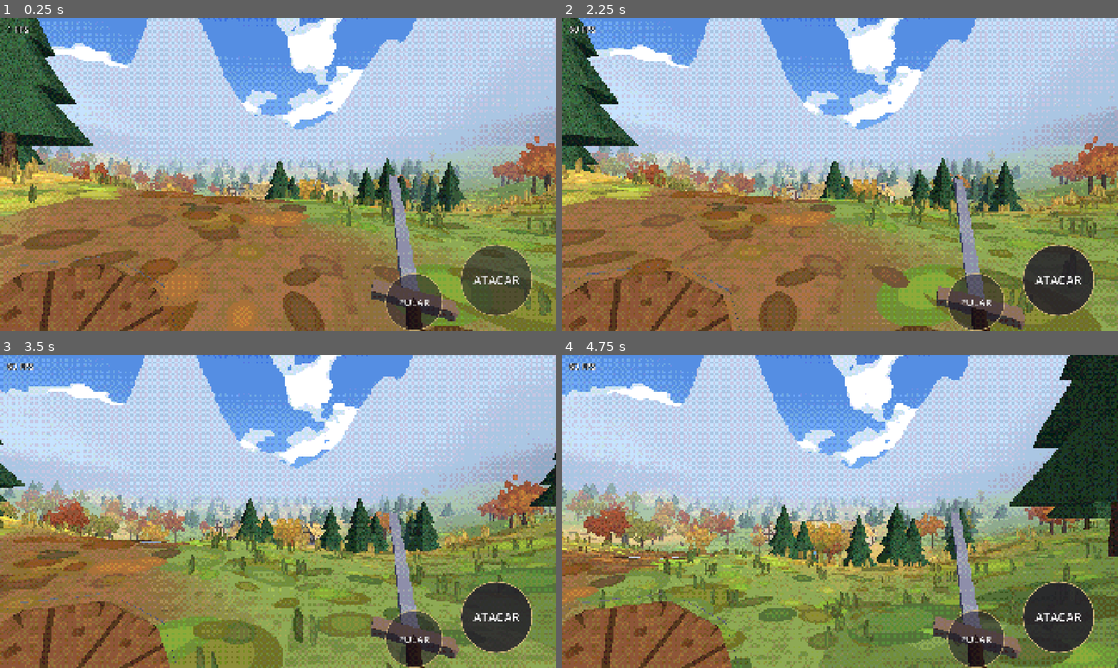
Above: before the commit, frames 1-4 (two rows, left to right).
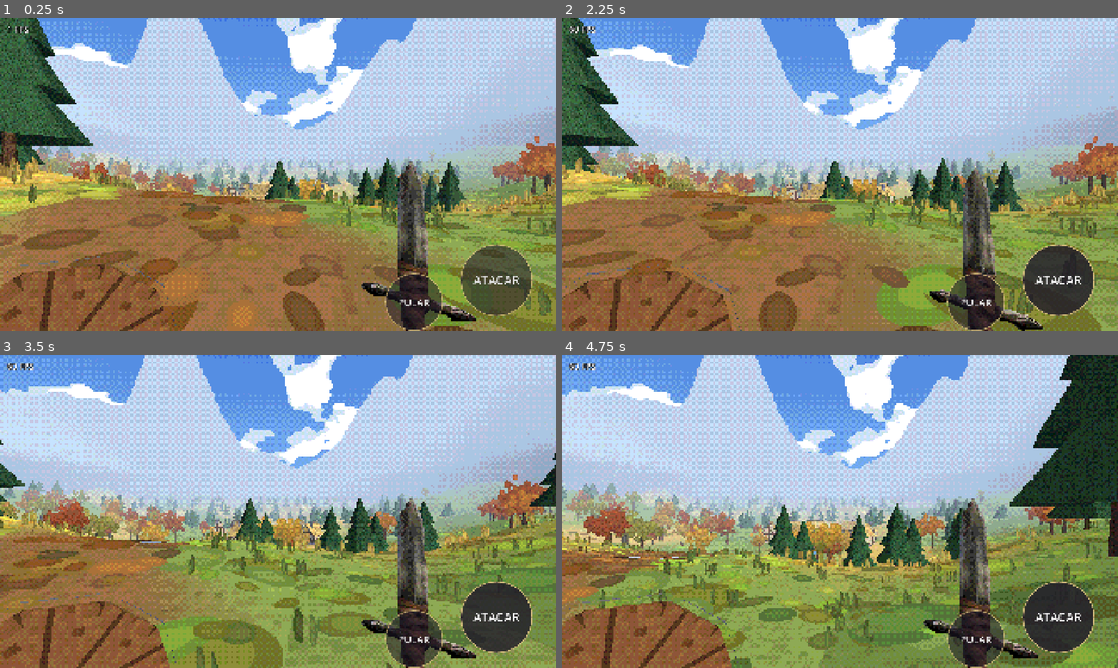
Above: after the commit, the same moments.

Repository: rhfazeredo-ops/Dallarian
Game: Godot game, scene res://cenas/mundo.tscn
The game is run twice, just before and just after one commit, with the same random seed, the same clock (stepped at 60 frames per second) and the same inputs.
Inputs (mouse positions are in pixels of both pictures, inside the frame that each line leads up to):
- Up to frame 1 (0.25 s): no input
- Up to frame 2 (2.25 s): click "ATACAR" at 0.5 s; click "PULAR" at 1.25 s; tap Enter at 2 s; move the mouse to (962, 158) at 2.02 s; hold Right (ui_right) from 2.03 s (still down); click (962, 158) at 2.17 s
- Up to frame 3 (3.5 s): tap Space at 2.27 s; release Right (ui_right) at 2.75 s; drag from (166, 527) to (250, 574) at 2.77 s
- Up to frame 4 (4.75 s): move the mouse to (895, 442) at 3.52 s; hold Right (ui_right) 3.53-4.25 s; drag from (812, 574) to (673, 464) at 4.27 s

The runs differ from the first frame. In frame 1, 3.2% of the frame differs, in the area x 65-86%, y 45-100%; in frame 2, 3.2%, in the area x 66-87%, y 47-100%; in frame 3, 3.2%; in frame 4, 3.2%.

Commit message:
Personagem e espada do Tripo no jogo
- Dallarian (personagem): bastão solto removido, 974 mil → 2.500 triângulos, textura 512; em pé na praça.
- Espada: o Tripo juntou 5 espadas num modelo; ficou só uma, 961 mil → 498 triângulos, textura 256; na mão.
- modelo_ps1(): GLB com o shader PS1 (luz por vértice, textura sem suavização, neblina).
- Ferramentas: tools/tripo-pecas.mjs, tools/tripo-ps1.mjs e godot/ferramentas/ver_modelo.gd.

Co-Authored-By: Claude Opus 5.5 <noreply@anthropic.com>
Claude-Session: https://claude.ai/code/session_01WFSuYSG1mTsBiEAWeNGYj8

Diff:
--- /dev/null
+++ b/godot/ferramentas/ver_modelo.gd
@@ -0,0 +1,42 @@
+# Renderiza um GLB de 4 lados (e um close) numa folha PNG, para conferir modelos do Tripo.
+# Uso: godot --path godot --script res://ferramentas/ver_modelo.gd -- --glb=/caminho/modelo.glb --saida=/caminho/folha.png [--ps1]
+extends SceneTree
+
+func _initialize() -> void:
+	var a := {}
+	for s in OS.get_cmdline_user_args():
+		var p := s.trim_prefix("--").split("="); a[p[0]] = p[1] if p.size() > 1 else "1"
+	var doc := GLTFDocument.new(); var st := GLTFState.new()
+	if doc.append_from_file(a.glb, st) != OK: print("erro ao ler"); quit(); return
+	var modelo: Node3D = doc.generate_scene(st)
+	var vp := SubViewport.new(); vp.size = Vector2i(512, 640); vp.render_target_update_mode = SubViewport.UPDATE_ALWAYS
+	vp.transparent_bg = false; root.add_child(vp)
+	var we := WorldEnvironment.new(); var env := Environment.new(); env.background_mode = Environment.BG_COLOR
+	env.background_color = Color(0.55, 0.6, 0.68); env.ambient_light_source = Environment.AMBIENT_SOURCE_COLOR
+	env.ambient_light_color = Color(0.8, 0.8, 0.85); env.ambient_light_energy = 0.9; we.environment = env; vp.add_child(we)
+	var luz := DirectionalLight3D.new(); luz.rotation_degrees = Vector3(-35, 30, 0); luz.light_energy = 0.7; vp.add_child(luz)
+	var piv := Node3D.new(); vp.add_child(piv); piv.add_child(modelo)
+	await process_frame
+	if a.has("ps1"):
+		for n in modelo.find_children("*", "MeshInstance3D", true, false):
+			var mi: MeshInstance3D = n
+			for i in mi.mesh.get_surface_count():
+				var m: BaseMaterial3D = mi.mesh.surface_get_material(i)
+				if m: m.texture_filter = BaseMaterial3D.TEXTURE_FILTER_NEAREST
+	var aabb := AABB(); var primeiro := true
+	for n in modelo.find_children("*", "MeshInstance3D", true, false):
+		var b: AABB = n.global_transform * n.get_aabb()
+		aabb = b if primeiro else aabb.merge(b); primeiro = false
+	modelo.position = -aabb.get_center()
+	var cam := Camera3D.new(); cam.projection = Camera3D.PROJECTION_ORTHOGONAL
+	cam.size = max(aabb.size.y, max(aabb.size.x, aabb.size.z)) * 1.1; vp.add_child(cam)
+	cam.position = Vector3(0, 0, 10); cam.look_at(Vector3.ZERO)
+	var folha := Image.create(512 * 5, 640, false, Image.FORMAT_RGB8)
+	var vistas := [0.0, 90.0, 180.0, 270.0, 45.0]
+	for i in vistas.size():
+		piv.rotation_degrees.y = vistas[i]
+		if i == 4: cam.size *= 0.4; cam.position.y = aabb.size.y * 0.33
+		for k in 4: await process_frame
+		var im := vp.get_texture().get_image(); im.convert(Image.FORMAT_RGB8)
+		folha.blit_rect(im, Rect2i(0, 0, 512, 640), Vector2i(512 * i, 0))
+	folha.save_png(a.saida); print("ok ", aabb); quit()
--- a/godot/scripts/jogador.gd
+++ b/godot/scripts/jogador.gd
@@ -1,4 +1,4 @@
-# Dallarian em primeira pessoa: anda, olha, pula; espada e escudo provisórios na mão (low poly PS1).
+# Dallarian em primeira pessoa: anda, olha, pula; espada do Tripo e escudo provisório na mão (low poly PS1).
 extends CharacterBody3D
 class_name Jogador
 
@@ -29,30 +29,26 @@
 	var m: Node = get_tree().current_scene
 	# espada: lâmina, guarda, cabo e pomo
 	espada = Node3D.new(); mao.add_child(espada)
-	espada.position = Vector3(0.38, -0.42, -0.62); espada.rotation_degrees = Vector3(-62, -8, -14); espada.scale = Vector3(0.8, 0.8, 0.8)
-	var st := SurfaceTool.new(); st.begin(Mesh.PRIMITIVE_TRIANGLES)
-	m._caixa(st, Vector3(0, 0.62, 0), Vector3(0.06, 1.0, 0.014))
-	var mesh := ArrayMesh.new(); st.set_material(m.mat("aco", 1.0, Color(0.7, 0.72, 0.8))); st.commit(mesh)
-	st = SurfaceTool.new(); st.begin(Mesh.PRIMITIVE_TRIANGLES)
-	m._caixa(st, Vector3(0, 0.1, 0), Vector3(0.28, 0.05, 0.05))
-	m._caixa(st, Vector3(0, -0.07, 0), Vector3(0.05, 0.05, 0.05))
-	st.set_material(m.mat("", 1.0, Color(0.42, 0.36, 0.3))); st.commit(mesh)
-	st = SurfaceTool.new(); st.begin(Mesh.PRIMITIVE_TRIANGLES)
-	m.cilindro(st, Vector3(0, -0.04, 0), 0.025, 0.025, 0.13, 5)
-	st.set_material(m.mat("madeira", 1.0, Color(0.6, 0.45, 0.4))); st.commit(mesh)
-	var mi := MeshInstance3D.new(); mi.mesh = mesh; espada.add_child(mi)
+	espada.position = Vector3(0.38, -0.42, -0.62); espada.rotation_degrees = Vector3(-40, -8, -14); espada.scale = Vector3(0.8, 0.8, 0.8)
+	# modelo do Tripo (assets/modelos/espada.glb, 498 triângulos): 0,51 m no arquivo → 1,0 m na mão.
+	# O cabo fica na origem do nó "espada" e a lâmina sobe em +Y; a guarda do modelo está no eixo Z → gira 90°.
+	var mod: Node3D = m.modelo_ps1("res://assets/modelos/espada.glb")
+	var k := 1.0 / 0.51
+	mod.scale = Vector3(k, k, k); mod.rotation_degrees.y = 90
+	mod.position = Vector3(-0.131, -0.075, 0) * k
+	espada.add_child(mod)
 	# escudo redondo de madeira com borda de ferro
 	escudo = Node3D.new(); mao.add_child(escudo)
 	escudo.position = Vector3(-0.62, -0.56, -0.62); escudo.rotation_degrees = Vector3(80, 10, -25); escudo.scale = Vector3(0.75, 0.75, 0.75)
 	var e := ArrayMesh.new()
-	st = SurfaceTool.new(); st.begin(Mesh.PRIMITIVE_TRIANGLES)
+	var st := SurfaceTool.new(); st.begin(Mesh.PRIMITIVE_TRIANGLES)
 	m.cilindro(st, Vector3(0, 0, 0), 0.4, 0.4, 0.04, 10, true); st.set_material(m.mat("madeira")); st.commit(e)
 	st = SurfaceTool.new(); st.begin(Mesh.PRIMITIVE_TRIANGLES)
 	m.cilindro(st, Vector3(0, -0.005, 0), 0.43, 0.43, 0.035, 10)
 	m.cilindro(st, Vector3(0, 0.04, 0), 0.09, 0.05, 0.05, 6, true)
 	st.set_material(m.mat("", 1.0, Color(0.38, 0.38, 0.42))); st.commit(e)
 	var me := MeshInstance3D.new(); me.mesh = e; escudo.add_child(me)
-	for n in [mi, me]: n.cast_shadow = GeometryInstance3D.SHADOW_CASTING_SETTING_OFF
+	for n in [me]: n.cast_shadow = GeometryInstance3D.SHADOW_CASTING_SETTING_OFF
 
 func _unhandled_input(e: InputEvent) -> void:
 	if OS.has_feature("mobile") or DisplayServer.is_touchscreen_available(): return
@@ -91,5 +87,5 @@
 		_golpe = max(0.0, _golpe - delta * 3.2)
 		var t := 1.0 - _golpe
 		var arco := sin(t * PI)
-		espada.rotation_degrees = Vector3(-62 + arco * 75, -8 + arco * 55, -14 - arco * 50)
+		espada.rotation_degrees = Vector3(-40 + arco * 65, -8 + arco * 55, -14 - arco * 50)
 		espada.position = Vector3(0.38 - arco * 0.3, -0.42 + arco * 0.05, -0.62 - arco * 0.1)
--- a/godot/scripts/mundo.gd
+++ b/godot/scripts/mundo.gd
@@ -83,6 +83,20 @@
 	m.set_shader_parameter("escala_uv", escala); m.set_shader_parameter("cor", cor)
 	m.set_shader_parameter("neblina", NEBLINA)
 	_mats[k] = m; return m
+
+# modelo GLB (do Tripo) com o material PS1: mesma luz por vértice, textura sem suavização e neblina do mundo
+func modelo_ps1(caminho: String) -> Node3D:
+	var no: Node3D = load(caminho).instantiate()
+	for n in no.find_children("*", "MeshInstance3D", true, false):
+		var mi: MeshInstance3D = n
+		for i in mi.mesh.get_surface_count():
+			var orig: BaseMaterial3D = mi.mesh.surface_get_material(i)
+			var sm := ShaderMaterial.new(); sm.shader = load("res://shaders/ps1.gdshader")
+			if orig and orig.albedo_texture: sm.set_shader_parameter("tex", orig.albedo_texture)
+			else: sm.set_shader_parameter("usa_tex", false)
+			sm.set_shader_parameter("neblina", NEBLINA)
+			mi.set_surface_override_material(i, sm)
+	return no
 
 # ---------- terreno ----------
 var _ruido := FastNoiseLite.new()
@@ -165,6 +179,13 @@
 		var ang := atan2(-p.x, -p.y)                     # porta virada para a praça
 		_casa(Vector3(p.x, altura(p.x, p.y) - 0.2, p.y), ang, rng.randf_range(4.5, 6.5), rng.randf_range(4.0, 5.0), rng.randf_range(2.6, 3.2))
 	_poco(Vector3(0, altura(0, 0), 0))
+	# a Dallarian (modelo do Tripo, 2.500 triângulos) em pé na praça, para ver como fica no mundo.
+	# No arquivo: 0,98 m de altura, de frente para +X, pés em y = -0,49 → 1,75 m, virada para a estrada.
+	var her := modelo_ps1("res://assets/modelos/dallarian.glb")
+	var k := 1.75 / 0.979
+	her.scale = Vector3(k, k, k); her.rotation_degrees.y = -90
+	her.position = Vector3(3.0, altura(3.0, 6.0) + 0.489 * k, 6.0)
+	raiz.add_child(her); _colisor_cilindro(Vector3(3.0, altura(3.0, 6.0), 6.0), 0.3, 1.75)
 	for b in [[3.5, 2.0], [4.2, 2.6], [-3.0, 3.6], [6.0, -9.0]]:
 		_barril(Vector3(b[0], altura(b[0], b[1]), b[1]))
 
Binary file added: godot/assets/modelos/dallarian.glb
Not shown, added: godot/assets/modelos/dallarian.glb.import
Binary file added: godot/assets/modelos/dallarian_Color_799f160d-f9a7-4f6f-837a-27557cb680cd.png
Not shown, added: godot/assets/modelos/dallarian_Color_799f160d-f9a7-4f6f-837a-27557cb680cd.png.import
Binary file added: godot/assets/modelos/espada.glb
Not shown, added: godot/assets/modelos/espada.glb.import
Binary file added: godot/assets/modelos/espada_Color_0846391f-f72a-40c5-8267-4da2e5ac17d0.png
Not shown, added: godot/assets/modelos/espada_Color_0846391f-f72a-40c5-8267-4da2e5ac17d0.png.import
Not shown, added: godot/ferramentas/ver_modelo.gd.uid
Not shown, changed: .claude/skills/time-jogos-godot/tecnicas.md
